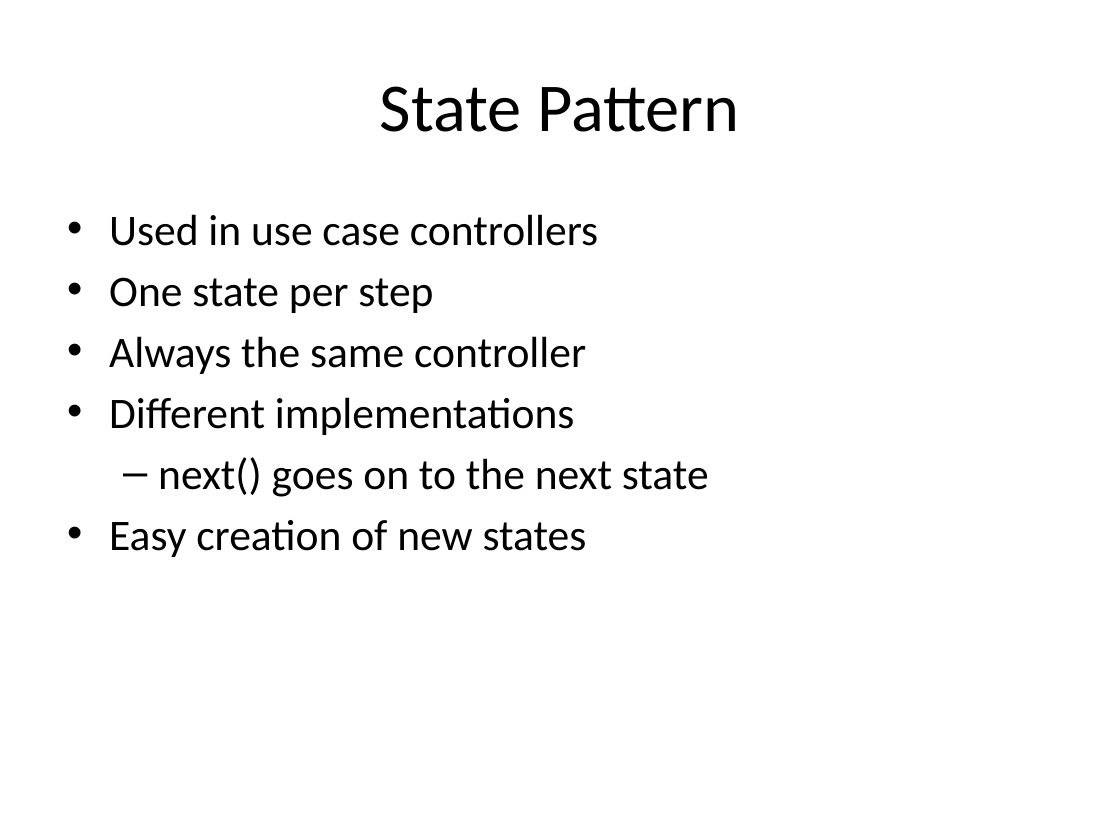
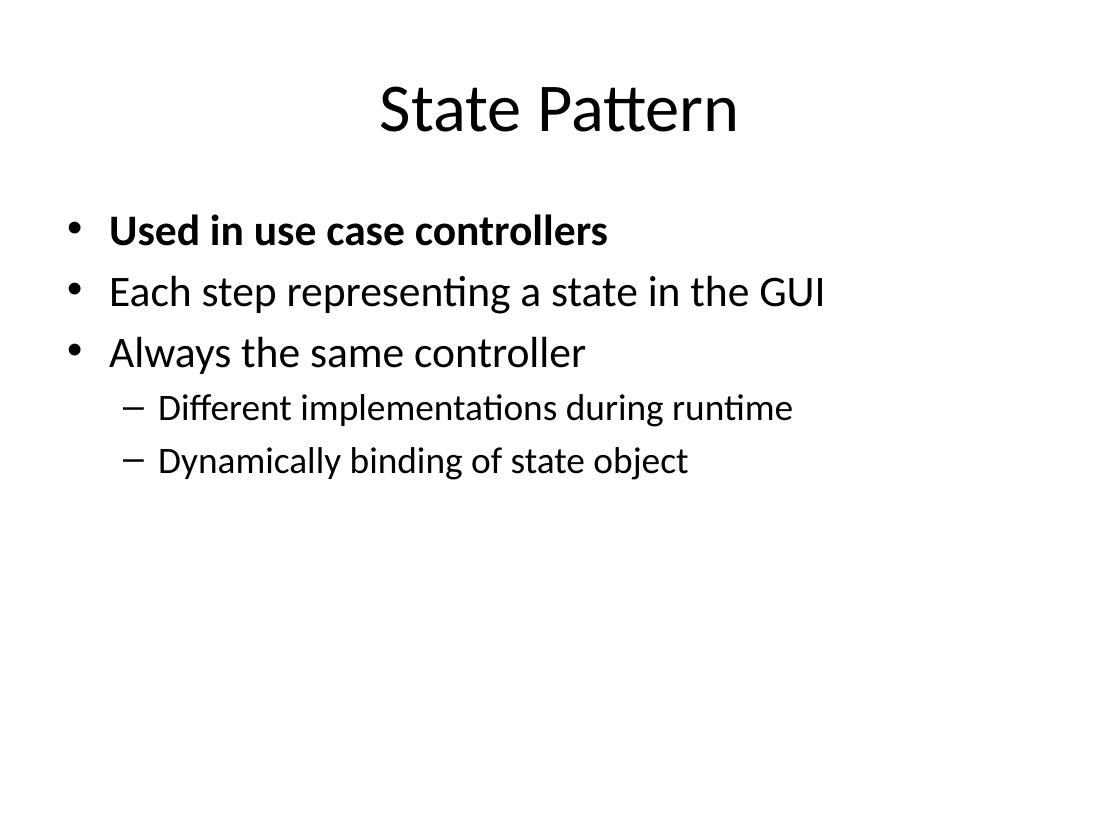
Before and after one commit to markusmo/HotelSoftware, a slide deck: slide 30 of Documentation/Praesentation/PresentationRoomanizer.pptx (slide 24 before the commit). Drawn at 1120x840 pixels with LibreOffice and Linux fonts; fonts in the diff are those of the drawing. Boxes give left, top, right and bottom in pixels: in the first picture for what was removed or moved away, otherwise in the second. Text is boxed around its words. In the diff, an @@ line names an element or a change of style, - is before the commit and + after.

```diff
--- a/Documentation/Praesentation/PresentationRoomanizer.pptx
+++ b/Documentation/Praesentation/PresentationRoomanizer.pptx
@@ text at <box>109,214,608,246</box>: bold on in "Used in use case controllers" @@
@@ text at <box>109,275,825,314</box>: text changed @@
-• One state per step
+• Each step representing a state in the GUI
@@ text at <box>158,394,793,480</box>: text changed; size 28 to 24 pt @@
-• Different implementations
-  – next() goes on to the next state
-• Easy creation of new states
+  – Different implementations during runtime
+  – Dynamically binding of state object
```
Also in this commit, not shown: 1 other slide changed, 10 slides added, 4 slides removed, 1 other file.
